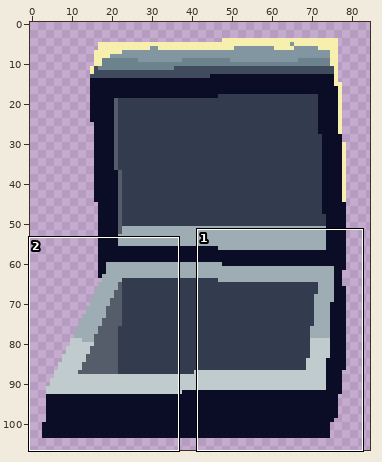
One commit to this sprite sheet: ice-cream-roguelite/assets/truck/cooler_2_open.png. Above: a wide view before the commit, with the close-up outlined.
Close-up. First the earlier version:
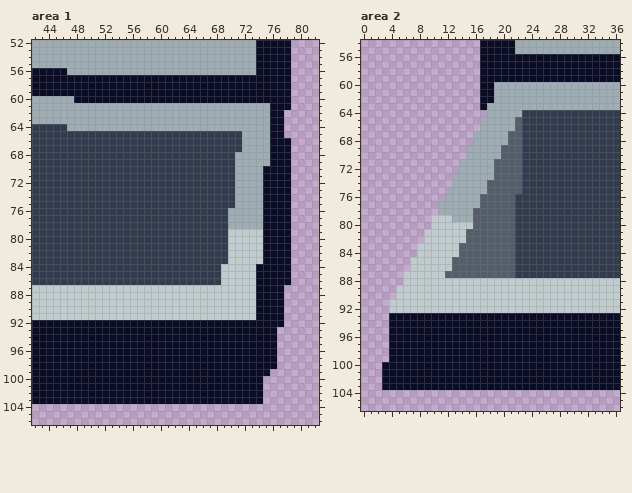
The file is 86x107 pixels. Shown: area 1: x 42..82, y 52..106; area 2: x 0..36, y 54..106. The wide view leaves out empty margins.
Now the later version:
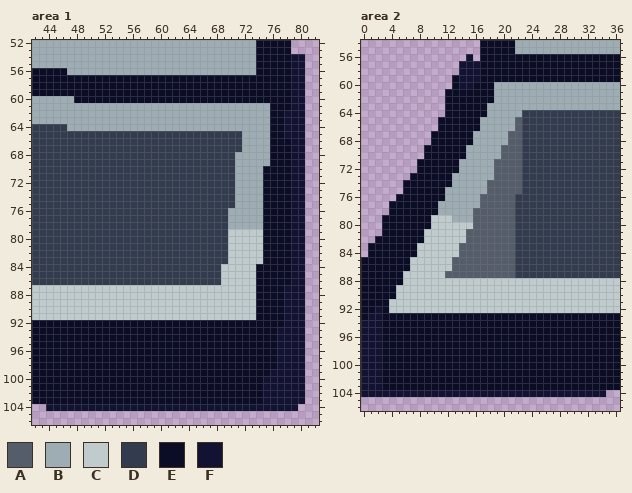
Palette (. is transparent): A #555d6a  B #9eadb4  C #bfcbcc  D #333b4e  E #0b0d27  F #121233
From old to new:
Changed rows in their new state; - is an unchanged pixel.
Area 1:
first column x 44:
 54 -----------------------------------FF
 55 -----------------------------------FF
 56 -----------------------------------FF
 57 -----------------------------------FF
 58 -----------------------------------FF
 59 -----------------------------------FF
 60 -----------------------------------FF
 61 -----------------------------------FF
 62 ----------------------------------FFF
 63 ----------------------------------FFF
 64 ----------------------------------FFF
 65 ----------------------------------FFF
 66 -----------------------------------FF
 67 -----------------------------------FF
 68 -----------------------------------FF
 69 -----------------------------------FF
 70 -----------------------------------FF
 71 -----------------------------------FF
 72 -----------------------------------FF
 73 -----------------------------------FF
 74 -----------------------------------FF
 75 -----------------------------------FF
 76 -----------------------------------FF
 77 -----------------------------------FF
 78 -----------------------------------FF
 79 -----------------------------------FF
 80 -----------------------------------FF
 81 -----------------------------------FF
 82 -----------------------------------FF
 83 -----------------------------------FF
 84 -----------------------------------FF
 85 -----------------------------------FF
 86 -----------------------------------FF
 87 ----------------------------------FFF
 88 ----------------------------------FFF
 89 ----------------------------------FFF
 90 ----------------------------------FFF
 91 ----------------------------------FFF
 92 ----------------------------------FFF
 93 ---------------------------------FFFF
 94 ---------------------------------FFFF
 95 ---------------------------------FFFF
 96 ---------------------------------FFFF
 97 ---------------------------------FFFF
 98 ---------------------------------FFFF
 99 --------------------------------FFFFF
100 -------------------------------FFFFFF
101 -------------------------------FFFFFF
102 -------------------------------FFFFFF
103 -------------------------------FFFFFF
104 FFFFFFFFFFFFFFFFFFFFFFFFFFFFFFFFFFFF-
Area 2:
first column x 0:
 56 ---------------F-------------------
 57 --------------FFF------------------
 58 --------------FFF------------------
 59 -------------EFFF------------------
 60 -------------EFFE------------------
 61 ------------EEEEE------------------
 62 ------------EEEEE------------------
 63 ------------EEEEE------------------
 64 ------------EEEEEE-----------------
 65 -----------EEEEEE------------------
 66 -----------EEEEEE------------------
 67 ----------EEEEEE-------------------
 68 ----------EEEEEE-------------------
 69 ---------EEEEEE--------------------
 70 ---------EEEEEE--------------------
 71 --------EEEEEE---------------------
 72 --------EEEEEE---------------------
 73 -------EEEEEE----------------------
 74 ------EEEEEEE----------------------
 75 ------EEEEEE-----------------------
 76 -----EEEEEEE-----------------------
 77 ----EEEEEEE------------------------
 78 ----EEEEEEE------------------------
 79 ---EEEEEEE-------------------------
 80 ---EEEEEEE-------------------------
 81 ---EEEEEE--------------------------
 82 --EEEEEEE--------------------------
 83 -EEEEEEE---------------------------
 84 -EEEEEEE---------------------------
 85 EEEEEEE----------------------------
 86 EEEEEEE----------------------------
 87 EEEEEE-----------------------------
 88 EEEEEE-----------------------------
 89 EEEEE------------------------------
 90 EEEEE------------------------------
 91 EEEE-------------------------------
 92 EEFE-------------------------------
 93 EFFE-------------------------------
 94 FFFE-------------------------------
 95 FFFE-------------------------------
 96 FFFE-------------------------------
 97 FFFE-------------------------------
 98 FFFE-------------------------------
 99 FFFE-------------------------------
100 FFF--------------------------------
101 FFF--------------------------------
102 FFF--------------------------------
103 FFF--------------------------------
104 FFFFFFFFFFFFFFFFFFFFFFFFFFFFFFFFFFF
Where, in picture pixels (left, top, right, bottom), the same in both close-ups:
added: (46, 54, 305, 411)
added: (361, 54, 606, 397)
